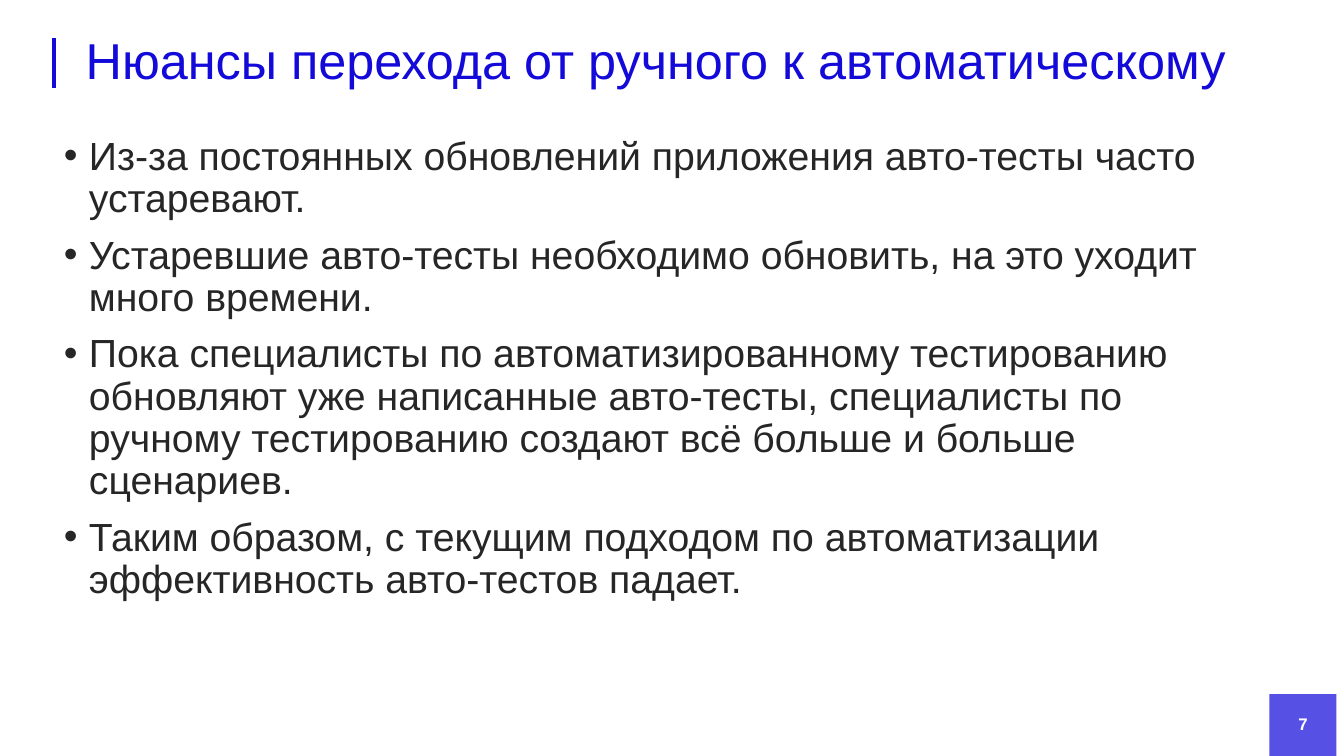
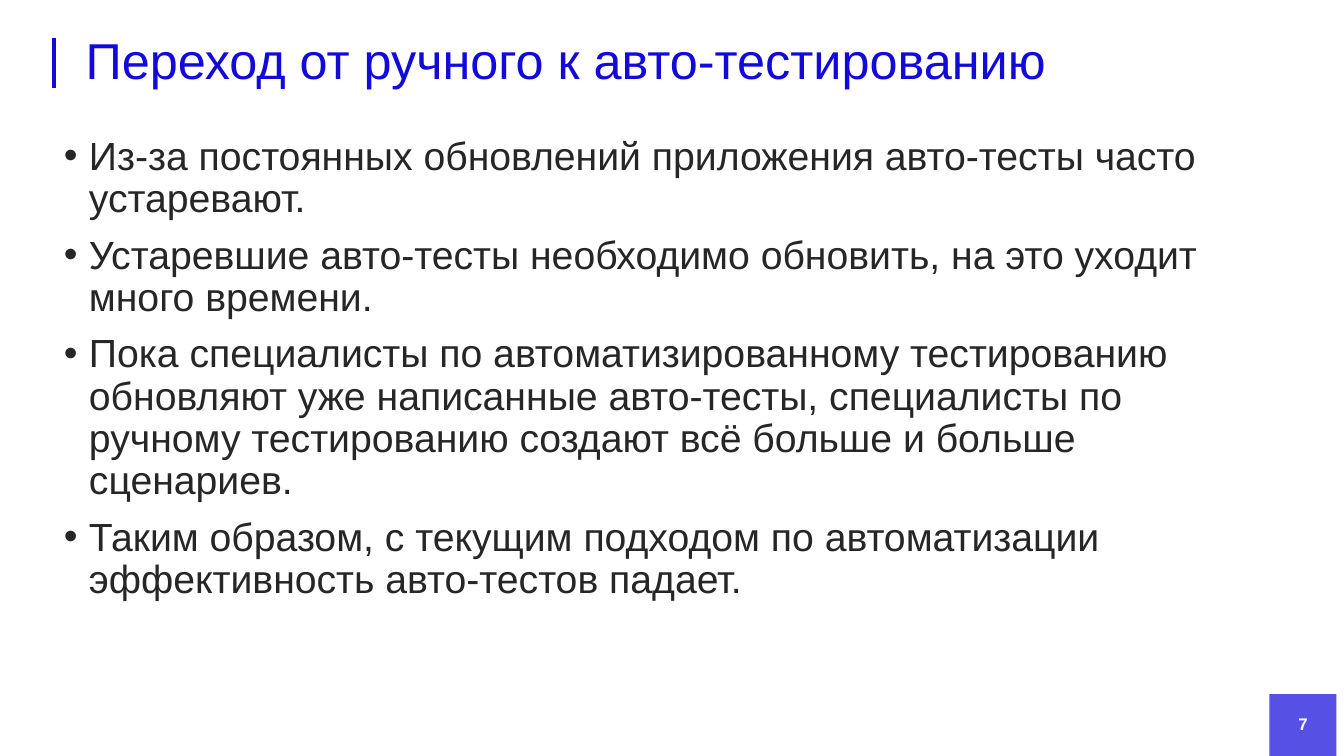
Before and after one commit to DanielRomanoff/practice, a slide deck: slide 7 of презентация.pptx. Drawn at 1344x756 pixels with LibreOffice and Linux fonts; fonts in the diff are those of the drawing; background and template pictures are left out. Boxes give left, top, right and bottom in pixels: in the first picture for what was removed or moved away, otherwise in the second. Text is boxed around its words. In the diff, an @@ line names an element or a change of style, - is before the commit and + after.

```diff
--- a/презентация.pptx
+++ b/презентация.pptx
@@ title at bbox=[86, 44, 1046, 89]: text changed @@
-Нюансы перехода от ручного к автоматическому
+Переход от ручного к авто-тестированию
```
Also in this commit, not shown: 6 other slides changed, 2 slides added, 6 slides removed, 1 other file.
